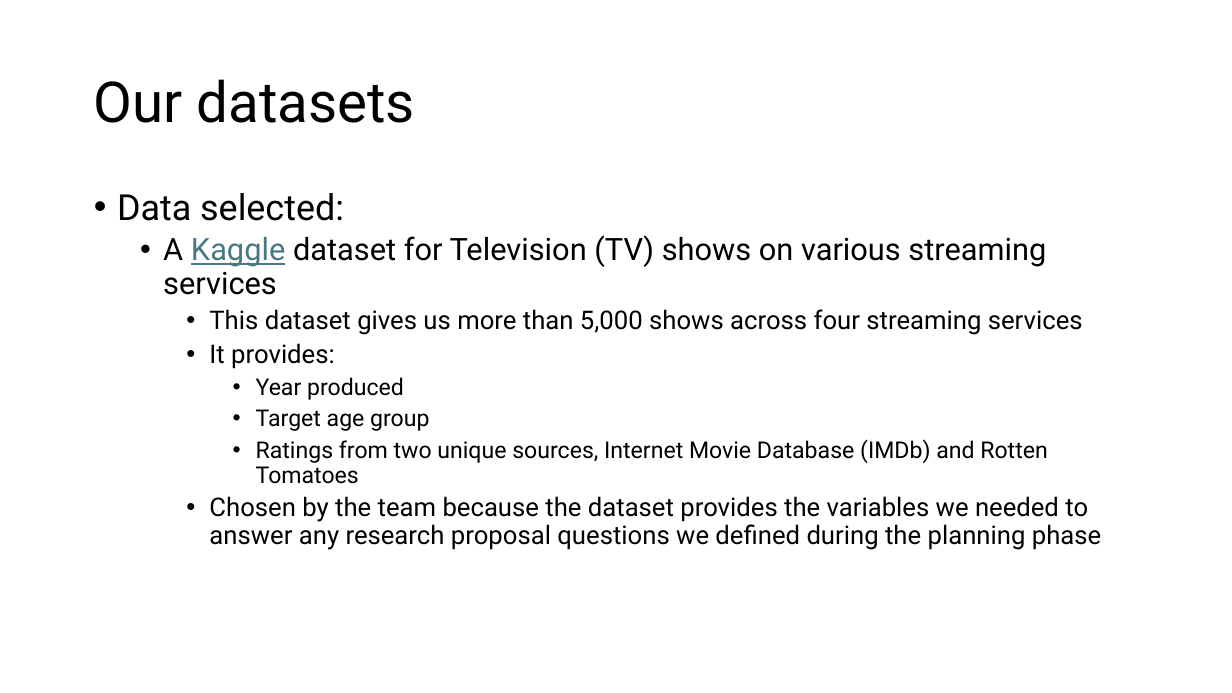
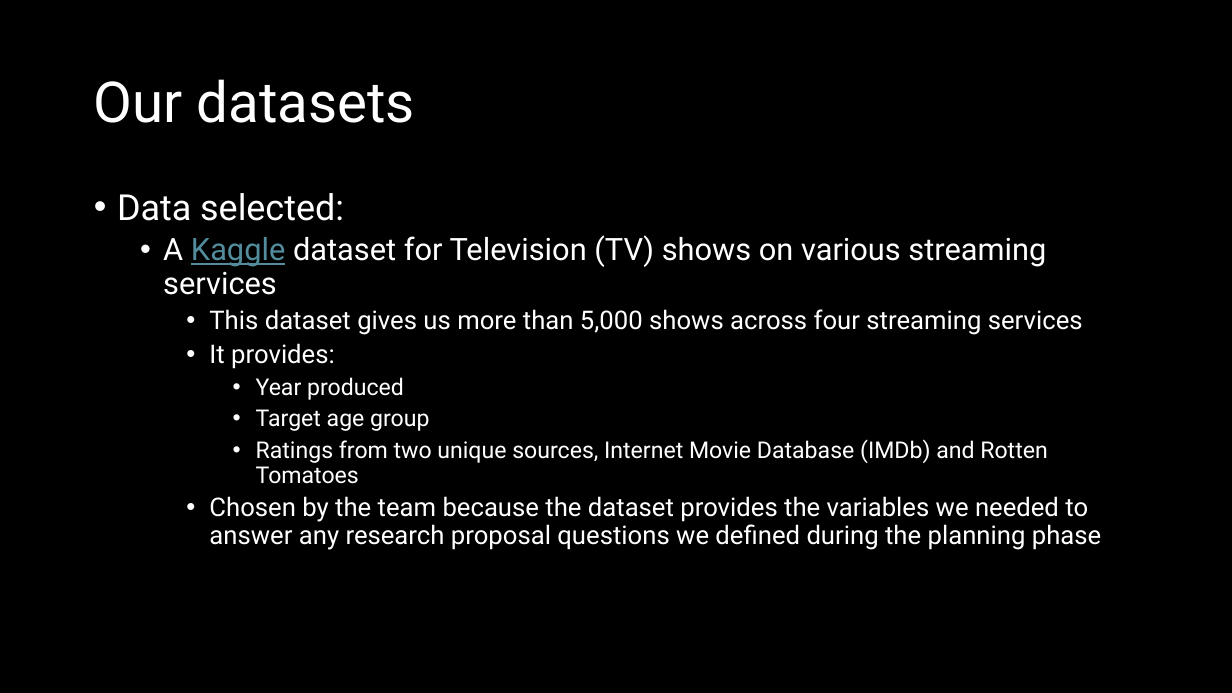
Before and after one commit to Christian-Albertini/UNC-Project-1, a slide deck: slide 5 of what_are_we_watching_tonight.pptx. Drawn at 1232x693 pixels with LibreOffice and Linux fonts; fonts in the diff are those of the drawing. Boxes give left, top, right and bottom in pixels: in the first picture for what was removed or moved away, otherwise in the second. Text is boxed around its words. In the diff, an @@ line names an element or a change of style, - is before the commit and + after.

```diff
--- a/what_are_we_watching_tonight.pptx
+++ b/what_are_we_watching_tonight.pptx
@@ background #FFFFFF to #000000 @@
@@ title "Our datasets" at box(94, 79, 415, 123): text colour #000000 to #FFFFFF @@
@@ text "Data selected:" at box(117, 193, 1101, 550): text colour #000000 to #FFFFFF; text colour #467886 to #538D9D in "Kaggle" @@
```
Also in this commit, not shown: 7 other slides changed, 17 slides added, 6 slides removed.
